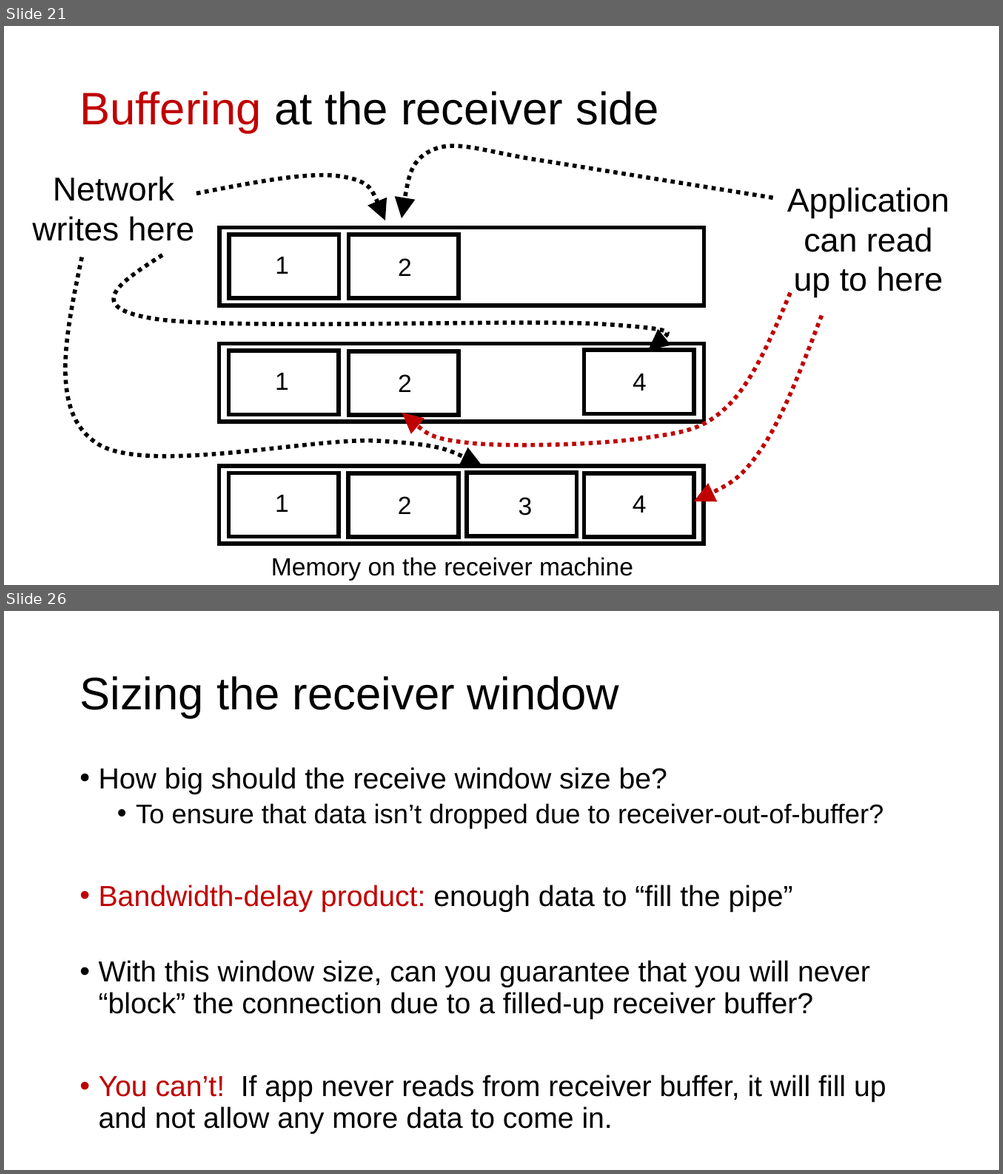
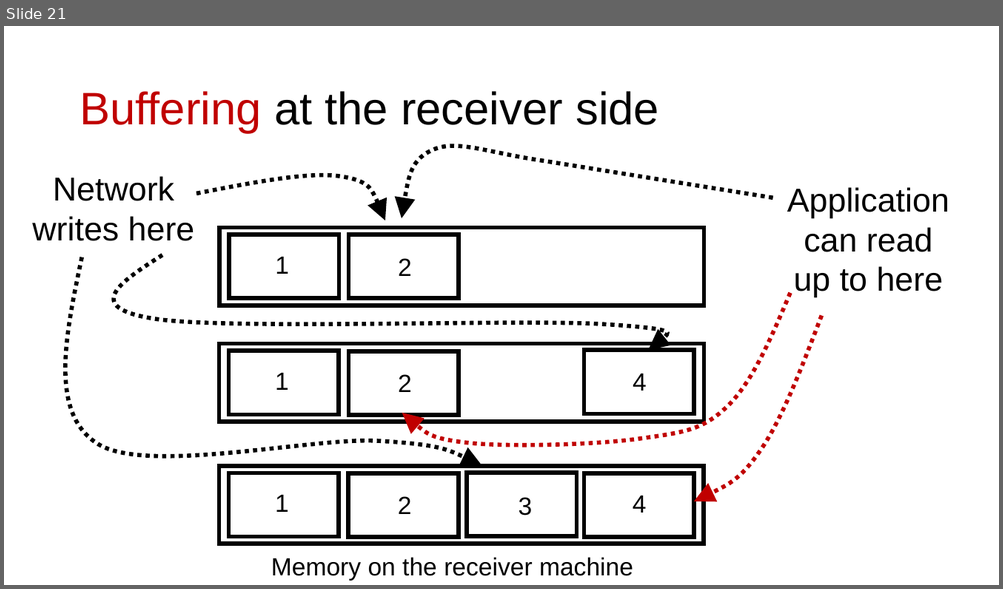
Before and after one commit to ngsrinivas/coursegen, a slide deck: ex/552-F19/lectures/05-transport.pptx. Shown one above the other, each under a label of ours: slides 21 and 26 before the commit, slide 21 after it; the slides between them are not shown. The pictures are 1003x1174 and 1003x589 pixels, drawn with LibreOffice and Linux fonts; fonts in the diff are those of the drawing. Boxes give left, top, right and bottom in pixels: in the first picture for what was removed or moved away, otherwise in the second. Text is boxed around its words. In the diff, an @@ line names an element or a change of style, - is before the commit and + after.

```diff
--- a/ex/552-F19/lectures/05-transport.pptx
+++ b/ex/552-F19/lectures/05-transport.pptx
@@ slide 26 removed at bbox=[4, 611, 999, 1170], background #FFFFFF @@
@@ title removed at bbox=[79, 676, 619, 718] @@
-Sizing the receiver window
@@ text removed at bbox=[99, 767, 886, 1134] @@
-• How big should the receive window size be?
-  • To ensure that data isn’t dropped due to receiver-out-of-buffer?
-• Bandwidth-delay product: enough data to “fill the pipe”
-• With this window size, can you guarantee that you will never “block” the connection due to a filled-up receiver buffer?
-• You can’t! If app never reads from receiver buffer, it will fill up and not allow any more data to come in.
```
Also in this commit, not shown: 1 slide changed, 27 other slides removed, 3 other files.
